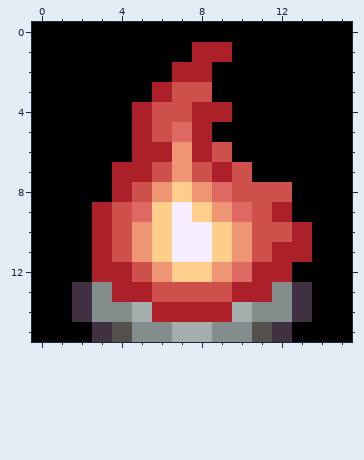
Two versions of one pixel-art sprite, data/tilesets/secondary/lugia_shrine/anim/smoke/2.png. Above: the version before the commit.
The file is 16x16 pixels.
Once edited:
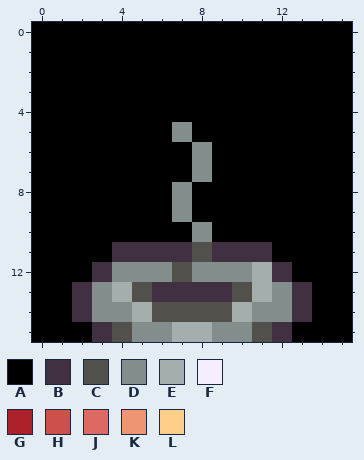
Palette (. is transparent): A #000000  B #413041  C #52504a  D #838d8b  E #a4aeac  F #f6eeff  G #ac2029  H #cd504a  J #de6962  K #ee9573  L #ffce8b
The edit:
y 1: x 8..9 GG -> AA
y 2: x 7..8 GG -> AA
y 3: x 6..8 GHH -> AAA
y 4: x 5..9 GHHGG -> AAAAA
y 5: x 5..8 GHJG -> AADA
y 6: x 5..9 GGKGH -> AAADA
y 7: x 4..10 GGHKHGH -> AAAADAA
y 8: x 4..12 GHKLKJHHH -> AAADAAAAA
y 9: x 3..12 GHJLFLKJHG -> AAAADAAAAA
y 10: x 3..13 GHKLFFLKHHG -> AAAAADAAAAA
y 11: x 3..13 GHKLFFLKHGG -> ABBBBCBBBAA
y 12: x 3..12 GGHKLLKJGG -> BDDDCDDDEB
y 13: x 4..11 GGHHHHGG -> ECBBBBCE
y 14: x 6..9 GGGG -> CCCC
Where, in picture pixels (left, top, right, bottom), the same in both pictures:
changed: (92, 42, 312, 322)
